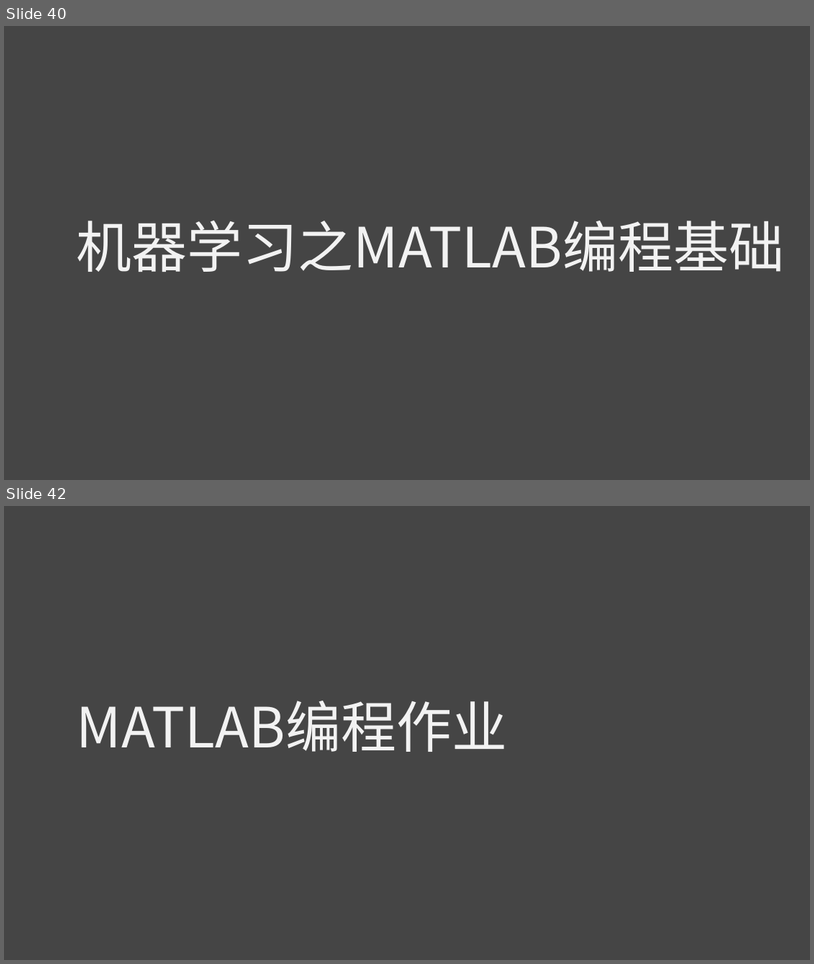
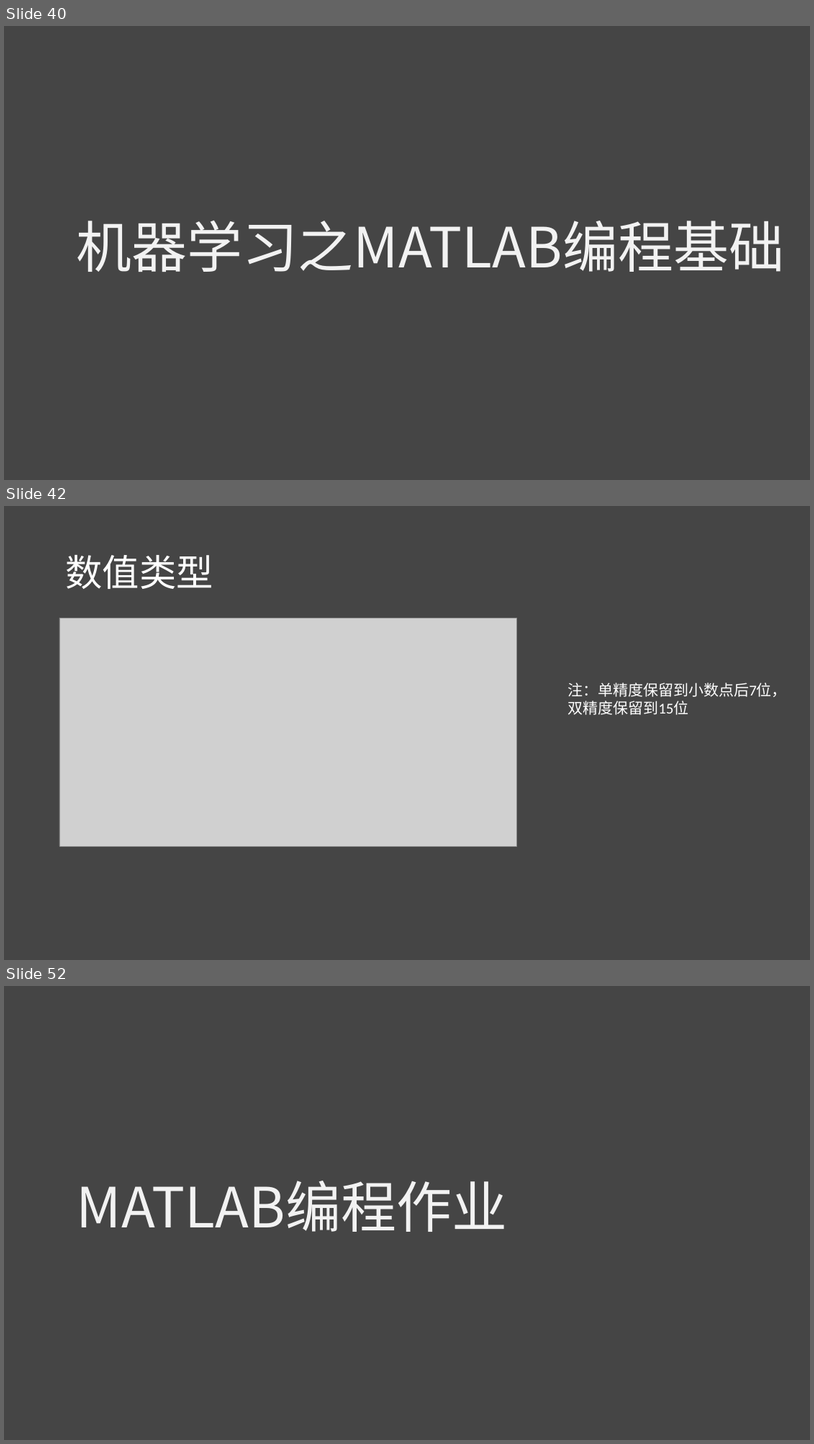
Before and after one commit to lichao312214129/lc_rsfmri_tools_python, a slide deck: The_first_ml_training/第一届机器学习实战班.pptx. Shown one above the other, each under a label of ours: slides 40 and 42 before the commit, slides 40, 42 and 52 after it; the slides between them are not shown. The pictures are 814x964 and 814x1444 pixels, drawn with LibreOffice and Linux fonts; fonts in the diff are those of the drawing; grey boxes stand for pictures. Boxes give left, top, right and bottom in pixels: in the first picture for what was removed or moved away, otherwise in the second. Text is boxed around its words. In the diff, an @@ line names an element or a change of style, - is before the commit and + after.

```diff
--- a/The_first_ml_training/第一届机器学习实战班.pptx
+++ b/The_first_ml_training/第一届机器学习实战班.pptx
@@ slide 42 added at (x1=4, y1=506, x2=810, y2=960), background #454545 @@
@@ title added at (x1=65, y1=555, x2=213, y2=589), 44 pt, text #FFFFFF @@
+数值类型
@@ picture added at (x1=59, y1=618, x2=517, y2=846) @@
@@ text added at (x1=568, y1=682, x2=787, y2=715), 18 pt, text #FFFFFF @@
+注：单精度保留到小数点后7位，双精度保留到15位
@@ what was slide 42 is now slide 52 @@
```
Also in this commit, not shown: 1 slide changed, 9 other slides added, 10 other files.
